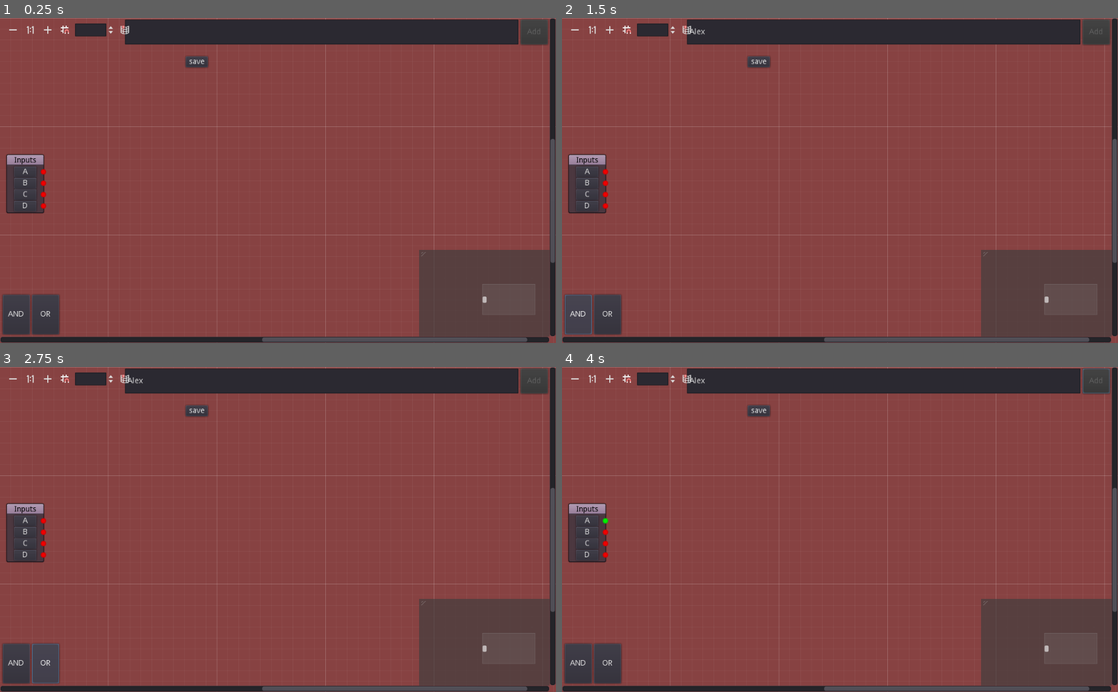
Above: before the commit, frames 1-4 (two rows, left to right).
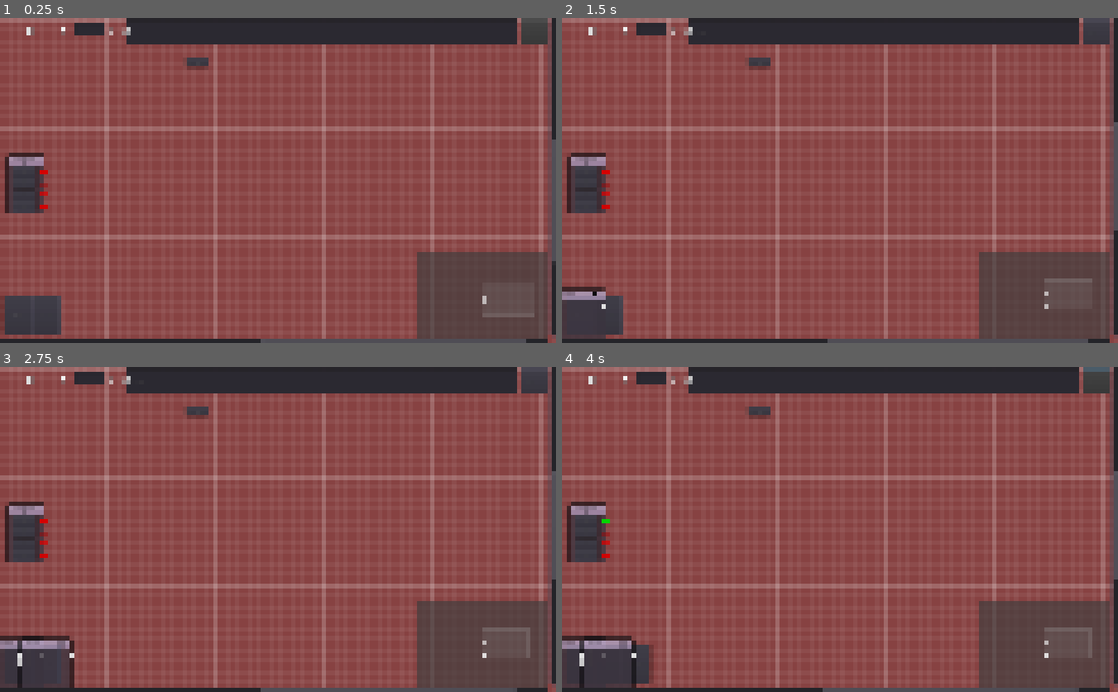
Above: after the commit, the same moments.

Repository: BWalby/LogicGates
Game: Godot game, scene res://Scenes/SandBox.tscn
Same seed, same stepped clock (60 frames per second), same inputs: the game is played once before the commit and once after it.
Inputs (mouse positions are in pixels of both pictures, inside the frame that each line leads up to):
- Up to frame 1 (0.25 s): no input
- Up to frame 2 (1.5 s): click (884, 31) at 0.52 s; type "Alex" at 0.6 s; click "AND" at 1.25 s
- Up to frame 3 (2.75 s): click "OR" at 2 s
- Up to frame 4 (4 s): click "A" at 2.75 s; click (1095, 380) at 3.5 s, where only the run after the commit has a clickable "Add"

The runs differ from the first frame. In frame 1, 8.7% of the frame differs, in the area x 0-100%, y 0-100%; in frame 2, 9.3%; in frame 3, 9.8%; in frame 4, 10%.
Error before the commit: Parse Error: The class "CharMapper" was found in global scope, but its script couldn't be loaded. (res://Scripts/Nodes/CustomGraphNode.gd:55)

Commit message:
Initial commit for runner and execution steps. Added global enums and primitive gate predicates.

Diff:
--- /dev/null
+++ b/Scripts/Enums.gd
@@ -0,0 +1,4 @@
+extends Object
+class_name Enums
+
+enum GateType { UNEDEFINED = -1, AND, OR, NOT }
--- /dev/null
+++ b/Scripts/Gates/ExecutionSteps.gd
@@ -0,0 +1,13 @@
+extends Object
+class_name ExecutionSteps
+
+var steps: Array = []
+
+func _ready():
+	pass
+
+func process_steps() -> void:
+	pass
+
+#func _process(delta):
+#	pass
--- /dev/null
+++ b/Scripts/Gates/Primitives.gd
@@ -0,0 +1,11 @@
+extends Object
+class_name Primitives
+
+static func and_gate_predicate(input_1: bool, input_2: bool) -> bool:
+	return input_1 && input_2
+
+static func or_gate_predicate(input_1: bool, input_2: bool) -> bool:
+	return input_1 || input_2
+
+static func not_gate_predicate(input: bool) -> bool:
+	return not input
--- /dev/null
+++ b/Scripts/Gates/Runner.gd
@@ -0,0 +1,24 @@
+extends Object
+class_name Runner
+
+var inputs: Array = []
+var gates: Array = []
+var input_count: int
+var output_count: int
+
+func add_gate(steps: ExecutionSteps) -> void:
+	gates.append(steps)
+
+func _init(input_count: int, output_count: int):
+	self.input_count = input_count
+	self.output_count = output_count
+
+func run() -> void:
+	#todo: change to return array for output values
+	pass
+
+func _ready():
+	pass # Replace with function body.
+
+#func _process(delta):
+#	pass
--- a/project.godot
+++ b/project.godot
@@ -12,7 +12,7 @@
 "base": "Object",
 "class": "CharMapper",
 "language": "GDScript",
-"path": "res://Scripts/PrimitivesUtilities/CharMapper.gd"
+"path": "res://Scripts/PrimitiveTypeUtilities/CharMapper.gd"
 }, {
 "base": "GraphNode",
 "class": "CustomGraphNode",
@@ -30,6 +30,16 @@
 "path": "res://Scripts/Persistence/DataKeys.gd"
 }, {
 "base": "Object",
+"class": "Enums",
+"language": "GDScript",
+"path": "res://Scripts/Enums.gd"
+}, {
+"base": "Object",
+"class": "ExecutionSteps",
+"language": "GDScript",
+"path": "res://Scripts/Gates/ExecutionSteps.gd"
+}, {
+"base": "Object",
 "class": "LoadStrategy",
 "language": "GDScript",
 "path": "res://Scripts/Persistence/LoadStrategy.gd"
@@ -38,14 +48,28 @@
 "class": "Persistence",
 "language": "GDScript",
 "path": "res://Scripts/Persistence/Persistence.gd"
+}, {
+"base": "Object",
+"class": "Primitives",
+"language": "GDScript",
+"path": "res://Scripts/Gates/Primitives.gd"
+}, {
+"base": "Object",
+"class": "Runner",
+"language": "GDScript",
+"path": "res://Scripts/Gates/Runner.gd"
 } ]
 _global_script_class_icons={
 "CharMapper": "",
 "CustomGraphNode": "",
 "CustomGraphNodeLoadStrategy": "",
 "DataKeys": "",
+"Enums": "",
+"ExecutionSteps": "",
 "LoadStrategy": "",
-"Persistence": ""
+"Persistence": "",
+"Primitives": "",
+"Runner": ""
 }
 
 [application]
